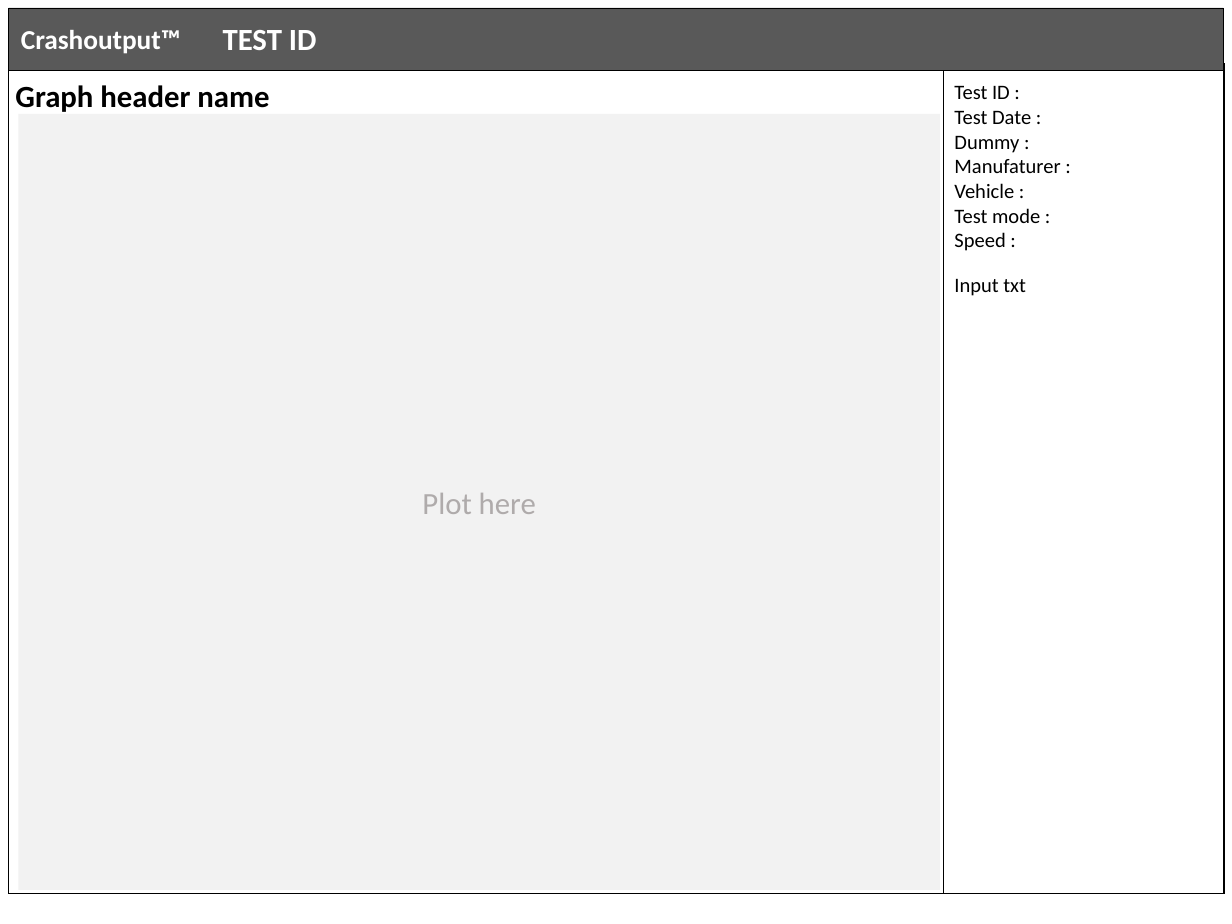
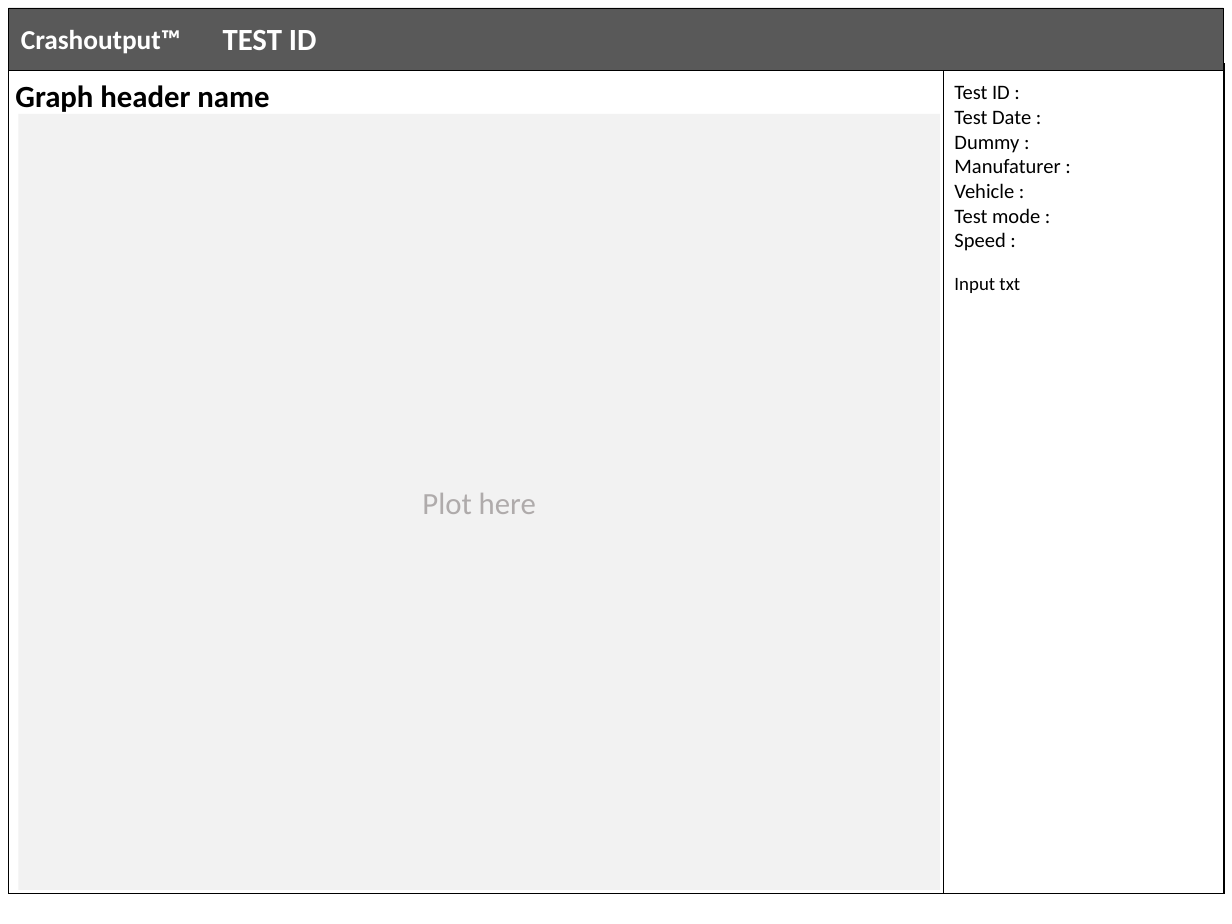
Before and after one commit to GCA21c/crashoutput, a slide deck: slide 1 of resources/templates/testid_Plot.pptx. Drawn at 1232x924 pixels with LibreOffice and Linux fonts; fonts in the diff are those of the drawing. Boxes give left, top, right and bottom in pixels: in the first picture for what was removed or moved away, otherwise in the second. Text is boxed around its words. In the diff, an @@ line names an element or a change of style, - is before the commit and + after.

Commit message:
payload강화b-7

```diff
--- a/resources/templates/testid_Plot.pptx
+++ b/resources/templates/testid_Plot.pptx
@@ text "Input txt" at bbox=[954, 278, 1020, 293]: size 12 to 11 pt @@
```
